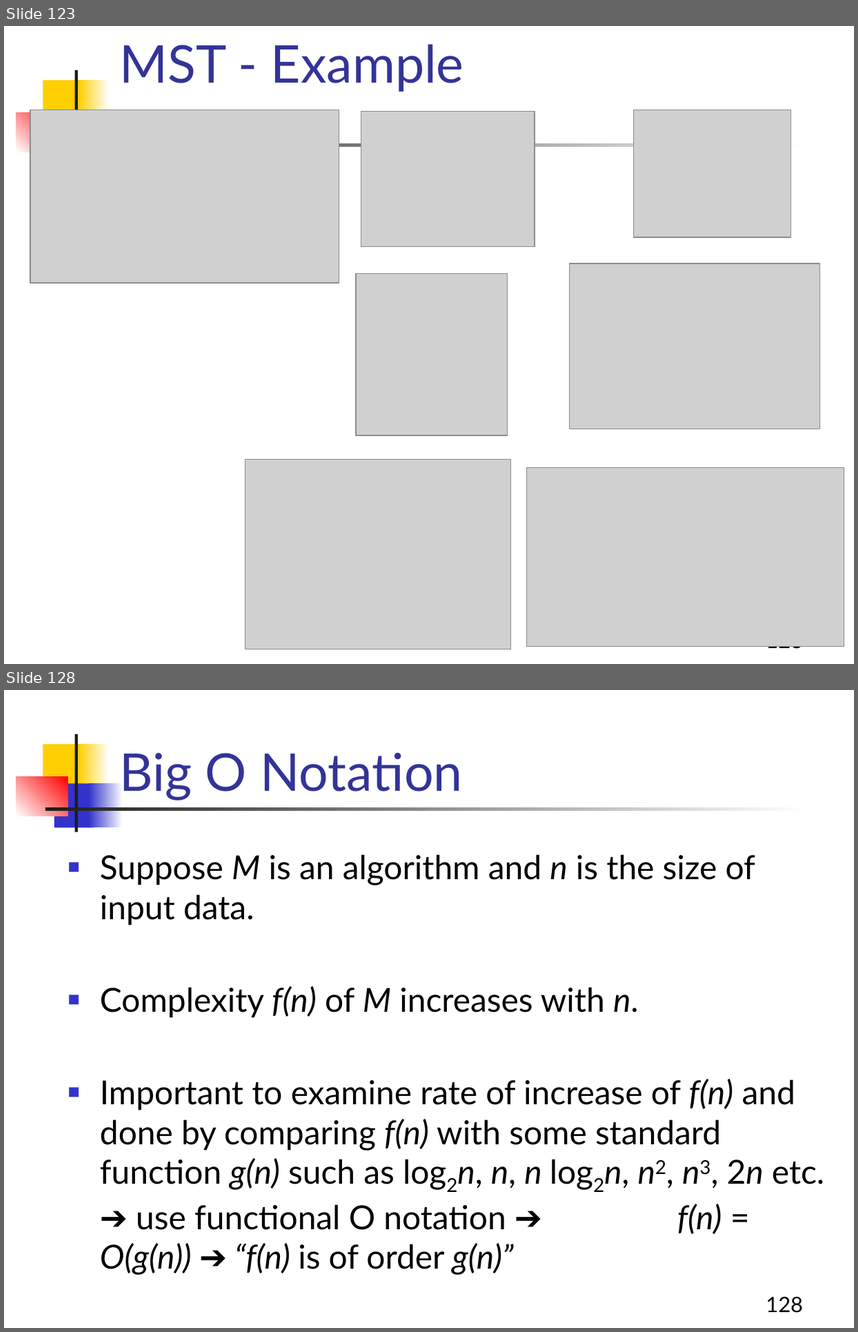
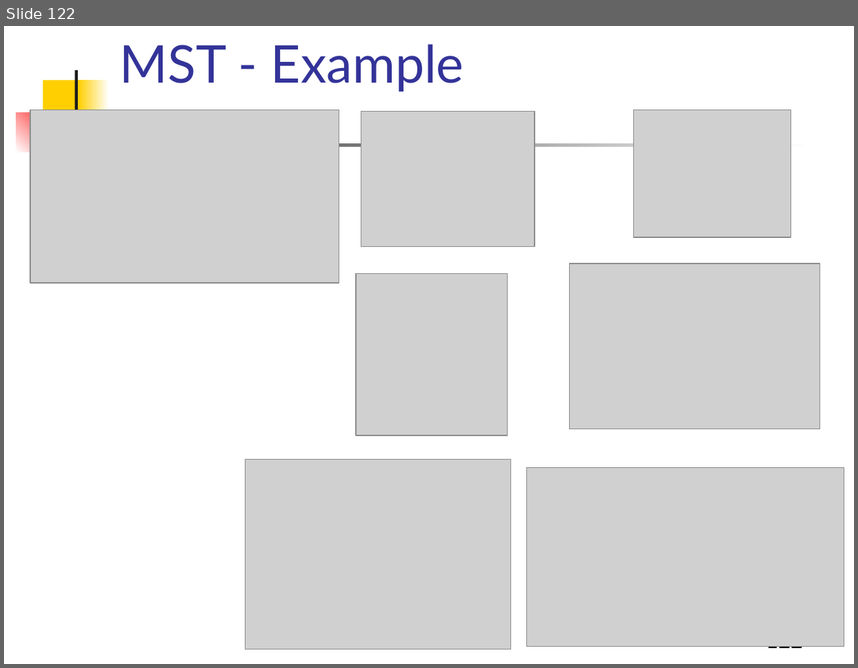
Before and after one commit to Aashishsharma/Learnings, a slide deck: DS and Algo/DS.pptx. Shown one above the other, each under a label of ours: slides 123 and 128 before the commit, slide 122 after it; the slides between them are not shown. The pictures are 858x1332 and 858x668 pixels, drawn with LibreOffice and Linux fonts; fonts in the diff are those of the drawing; grey boxes stand for pictures. Boxes give left, top, right and bottom in pixels: in the first picture for what was removed or moved away, otherwise in the second. Text is boxed around its words. In the diff, an @@ line names an element or a change of style, - is before the commit and + after.

```diff
--- a/DS and Algo/DS.pptx
+++ b/DS and Algo/DS.pptx
@@ slide 128 removed at (4, 690, 854, 1328), background #FFFFFF; not listed: 5 template elements that a slide beside it also shows @@
@@ title removed at (119, 753, 462, 800) @@
-Big O Notation
@@ rectangle removed at (54, 784, 93, 828) @@
@@ rectangle removed at (89, 784, 123, 828) @@
@@ text removed at (100, 854, 824, 1274) @@
-■ Suppose M is an algorithm and n is the size of input data.
-■ Complexity f(n) of M increases with n.
-■ Important to examine rate of increase of f(n) and done by comparing f(n) with some standard function g(n) such as log2n, n, n log2n, n2, n3, 2n etc. ➔ use functional O notation ➔ f(n) = O(g(n)) ➔ “f(n) is of order g(n)”
@@ page number removed at (766, 1296, 803, 1312) @@
-128
@@ what was slide 123 is now slide 122 @@
@@ page number at (766, 646, 803, 652): text changed @@
-123
+122
```
Also in this commit, not shown: 2 slides changed, 71 other slides removed, 1 other file.
